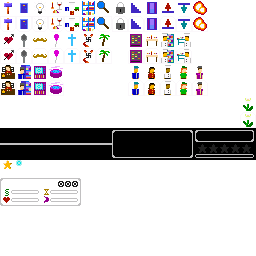
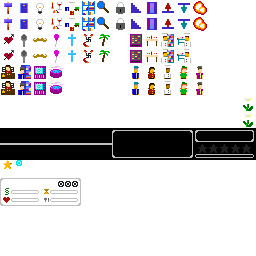
Revision of a layered 256px x 256px image; what changed, layer by layer:
painted on "hud.png" over box(5, 160, 49, 203)
